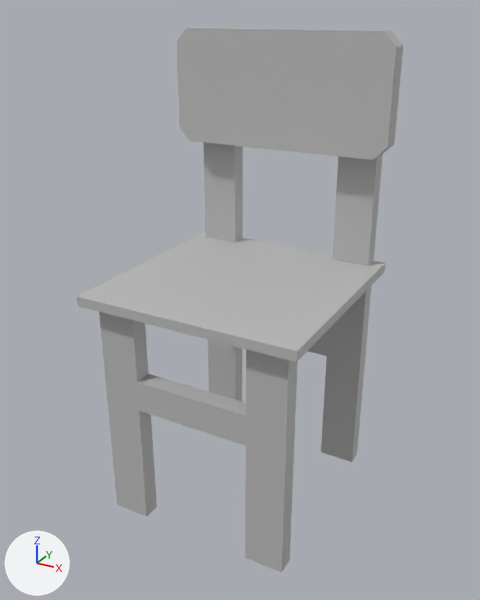
Two versions of the FBX model project/Assets/Prefabs/ENV_Chair_Style2_v000.fbx, one commit apart.
The view is the same before and after, from a camera (50 mm lens) standing at (0.708, -1.307, 0.636) and looking at (0.004, -0.027, -0.004). The lights are fixed; the arrows at lower left show +X, +Y and +Z. Where no turn or scale is listed for an object, it has been applied to the vertices.
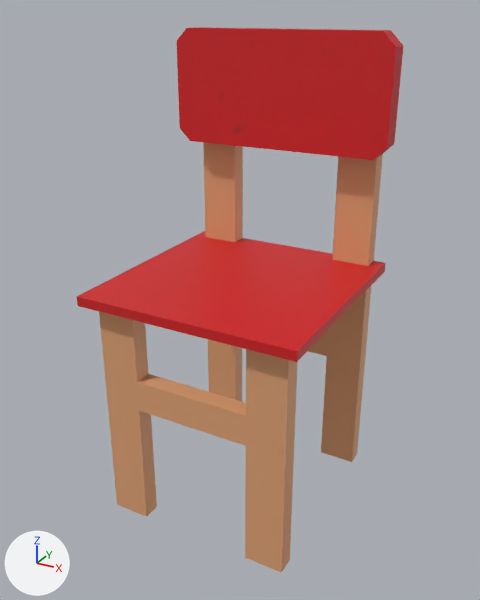
What the commit changed:
Picture 'chair_style2_red.tif' (img_chair_style2_red_tif) is new.
Material 'lambert2' (mat_lambert2) is new.
Its texture is img_chair_style2_red_tif.
me_mesh has 252 vertices, 260 faces and spans x -0.276..0.276, y -0.287..0.254, z -0.551..0.592.
me_mesh no longer uses material mat_lambert1 (grey #bcbcbc).
me_mesh now uses material mat_lambert2 (picture img_chair_style2_red_tif).

What differs and where, as boxes (x1, y1, x2, y2) in the pictures (480 x 600 px):
'pCube2', recoloured
    both: (77, 27, 403, 573)
